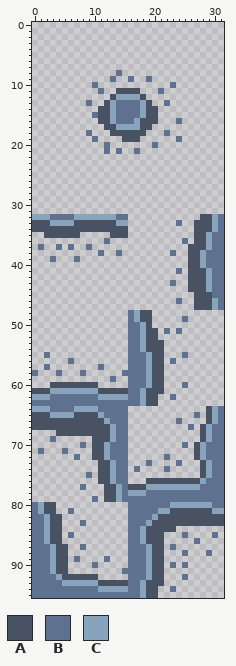
Two versions of one sprite sheet, Project Beelzebub/Assets/Sprites/Tiles/Overworld/FadeBetweenCaveGrass.png. Above is the file before it was changed.
The file is 32x96 pixels.
Palette (. is transparent): A #485262  B #5e718e  C #88a3bc
Pixels before (only the part around the change), first column x 0:
 4 ................................
 5 ................................
 6 ................................
 7 ................................
 8 ..............B.................
 9 .............B..B..B............
10 ..........B............B........
11 ...........B..AAAA...B..........
12 .............ACCCCA.............
13 .........B..ACBBBBCA..B.........
14 ...........AACBBBBCAA...........
15 ..........BAACBBBBCAA...........
16 ...........AACBBBCAAA...B.......
17 ............AACCCCAA............
18 .........B...AAAAAA...B.........
19 ..........B....AAA......B.......
20 ............B.......B...........
21 ............B.B..B..............
22 ................................
23 ................................
24 ................................
25 ................................
26 ................................
27 ................................
28 ................................
29 ................................
30 ................................
31 ................................
32 CCCBBBBCCCCCCCBB............AACB
33 AAACCCCAAAAAAACC........B..AAACB
34 AAAAAAAAAAAAAAAA...........AAACB
35 ..AAAAAA.....AAA...........AACBB
36 ............B............B.AACBB
37 .B..B.B..B................AAACBB
38 ...........B..B........B..AACBBB
39 ...B...B..................AACBBB
40 ..........................AACBBB
41 ........................B.AAACBB
42 ..........................AAACBB
43 .......................B..AAACBB
44 ..........................AAACBB
45 ...........................AAABB
46 ........................B..AAACB
47 ...........................AAACB
48 ................BCAA............
49 ................BCAA.....B......
50 ................BBCA............
51 ................BBCAA.B.B.......
52 ................BBCAA...........
53 ................BBCAAA..........
54 ................BBCAAA..........
55 ..B.............BBBCAA...B......
56 ......B.........BBBCAA.B........
57 ..B........B....BBBCAA..........
58 B...B...B......BBBBCAA..........
59 .............B..BBBCAA..........
60 ...AAAAAAAA.....BBBCAA...B......
61 AAACCCCCCCCAAAAABBCAAA..........
62 CCCBBBBBBBBCCCCCBBCAA..B........
63 BBBBBBBBBBBBBBBBBBCAA...........
64 CCCBBBBCCCCBBBBB.............ACB
65 AAACCCCAAAACBBBB...........B.ACB
66 AAAAAAAAAAAACBBB........B....ACB
67 AAAAAAAAAAAAACBB..........B.ACBB
68 ....AAAAAAAAACBB............ACBB
69 ...B......AAACBB............ACBB
70 ........B.AACBBB.........B.ACBBB
71 .B...B....AACBBB...........ACBBB
72 .......B..AACBBB......B....ACBBB
73 ...........AACBB...B....B...ACBB
74 ...........AACBB.B....B.....ACBB
75 .........B.AACBB............ACBB
76 ...........AACBB...AAAAAAAAACBBB
77 ........B...AACBAAACCCCCCCCCBBBB
78 ............AACBCCCBBBBBBBBBBBBB
79 ..........B.AACBBBBBBBBBBBBBBBBB
80 BCAA............BBBBBBBCCCCCCCBB
81 BCAA..B.........BBBBBCCAAAAAAACC
82 BBCAA...........BBBBCAAAAAAAAAAA
83 BBCAA...B.......BBBCAAAAAAAAAAAA
84 BBCAA...........BBCAAAAA........
85 BBCAA.B.........BBCAAA...B....B.
86 BBCAA...........BBCAAA.....B....
87 BBBCAA..B.......BBBCAA.B........
88 BBBCAA..........BBBCAA...B...B..
89 BBBCAA.B....B...BBBCAA..........
90 BBBCAA....B.....BBBCAA.B.B......
91 BBBCAA.........BBBBCAA..........
92 BBBBCAAAAAA.....BBBCAA...B......
93 BBBBBCCCCCCAAAAABBCAAA..........
94 BBBBBBBBBBBCCCCCBBCAA..B........
95 BBBBBBBBBBBBBBBBBBCAA...........
The same view after the edit:
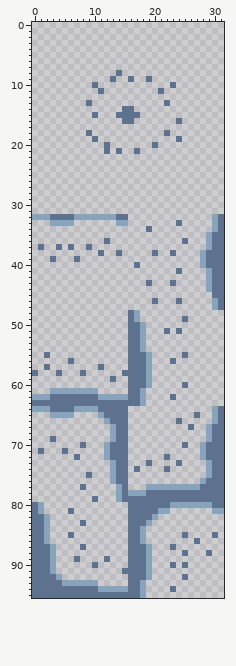
The exact change:
y 11: x 14..17 AAAA -> ....
y 12: x 13..18 ACCCCA -> ......
y 13: x 12..19 ACBBBBCA -> ........
y 14: x 11..14 AACB -> ....; x 17..20 BCAA -> ....
y 15: x 11..13 AAC -> ...; x 18..20 CAA -> ...
y 16: x 11..14 AACB -> ....; x 17..20 CAAA -> ....
y 17: x 12..19 AACCCCAA -> ........
y 18: x 13..18 AAAAAA -> ......
y 19: x 15..17 AAA -> ...
y 32: x 28..29 AA -> ..
y 33: x 0..2 AAA -> ...; x 7..13 AAAAAAA -> .......; x 27..29 AAA -> ...
y 34: x 0..15 AAAAAAAAAAAAAAAA -> ................; x 19 . -> B; x 27..29 AAA -> ...
y 35: x 2..7 AAAAAA -> ......; x 13..15 AAA -> ...; x 27..28 AA -> ..
y 36: x 27..28 AA -> ..
y 37: x 26..28 AAA -> ...
y 38: x 20 . -> B; x 26..27 AA -> ..
y 39: x 26..27 AA -> ..
y 40: x 17 . -> B; x 26..27 AA -> ..
y 41..42: x 26..28 AAA -> ...
y 43: x 19 . -> B; x 26..28 AAA -> ...
y 44: x 26..28 AAA -> ...
y 45: x 27..29 AAA -> ...
y 46: x 20 . -> B; x 27..29 AAA -> ...
y 47: x 27..29 AAA -> ...
y 48..49: x 18..19 AA -> ..
y 50: x 19 A -> .
y 51..52: x 19..20 AA -> ..
y 53..54: x 19..21 AAA -> ...
y 55..59: x 20..21 AA -> ..
y 60: x 3..10 AAAAAAAA -> ........; x 20..21 AA -> ..
y 61: x 0..2 AAA -> ...; x 11..15 AAAAA -> .....; x 19..21 AAA -> ...
y 62..63: x 19..20 AA -> ..
y 64: x 29 A -> .
y 65: x 0..2 AAA -> ...; x 7..10 AAAA -> ....; x 29 A -> .
y 66: x 0..11 AAAAAAAAAAAA -> ............; x 29 A -> .
y 67: x 0..12 AAAAAAAAAAAAA -> .............; x 28 A -> .
y 68: x 4..12 AAAAAAAAA -> .........; x 28 A -> .
y 69: x 10..12 AAA -> ...; x 28 A -> .
y 70..72: x 10..11 AA -> ..; x 27 A -> .
y 73..75: x 11..12 AA -> ..; x 28 A -> .
y 76: x 11..12 AA -> ..; x 19..27 AAAAAAAAA -> .........
y 77: x 12..13 AA -> ..; x 16..18 AAA -> ...
y 78..79: x 12..13 AA -> ..
y 80: x 2..3 AA -> ..
y 81: x 2..3 AA -> ..; x 23..29 AAAAAAA -> .......
y 82: x 3..4 AA -> ..; x 21..31 AAAAAAAAAAA -> ...........
y 83: x 3..4 AA -> ..; x 20..31 AAAAAAAAAAAA -> ............
y 84: x 3..4 AA -> ..; x 19..23 AAAAA -> .....
y 85..86: x 3..4 AA -> ..; x 19..21 AAA -> ...
y 87..91: x 4..5 AA -> ..; x 20..21 AA -> ..
y 92: x 5..10 AAAAAA -> ......; x 20..21 AA -> ..
y 93: x 11..15 AAAAA -> .....; x 19..21 AAA -> ...
y 94..95: x 19..20 AA -> ..
Changed places in both pictures, as pixel boxes (x1, y1, x2, y2):
erased: (98, 88, 158, 142)
changed: (32, 214, 212, 502)
erased: (44, 502, 224, 598)
